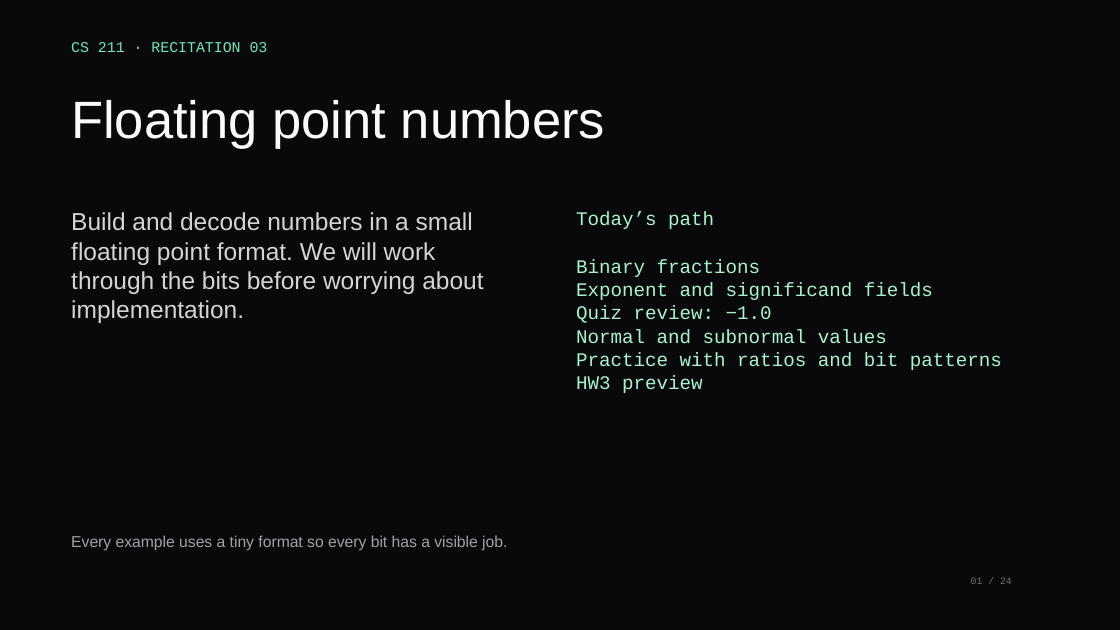
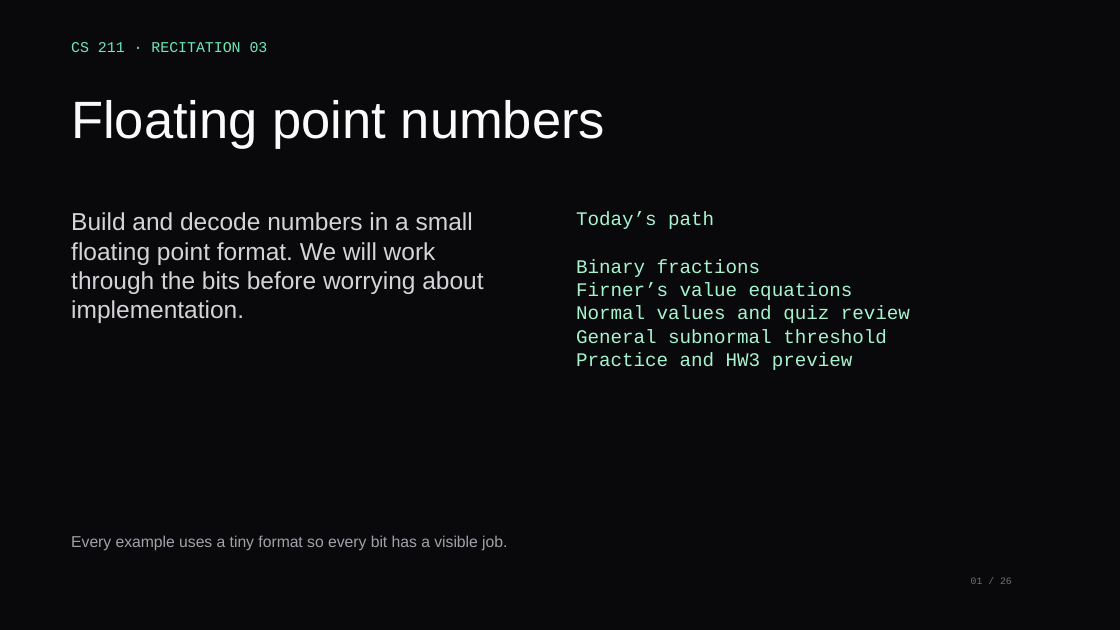
Before and after one commit to xsebby/portfolio, a slide deck: slide 1 of public/presentations/CS211_Recitation_3.pptx. Drawn at 1120x630 pixels with LibreOffice and Linux fonts; fonts in the diff are those of the drawing. Boxes give left, top, right and bottom in pixels: in the first picture for what was removed or moved away, otherwise in the second. Text is boxed around its words. In the diff, an @@ line names an element or a change of style, - is before the commit and + after.

Commit message:
Add general subnormal rule and lecture equations

```diff
--- a/public/presentations/CS211_Recitation_3.pptx
+++ b/public/presentations/CS211_Recitation_3.pptx
@@ text at (576, 283, 910, 370): text changed @@
-Exponent and significand fields
-Quiz review: −1.0
-Normal and subnormal values
-Practice with ratios and bit patterns
-HW3 preview
+Firner’s value equations
+Normal values and quiz review
+General subnormal threshold
+Practice and HW3 preview
```
Also in this commit, not shown: 23 other slides changed, 2 slides added, 1 other file.
